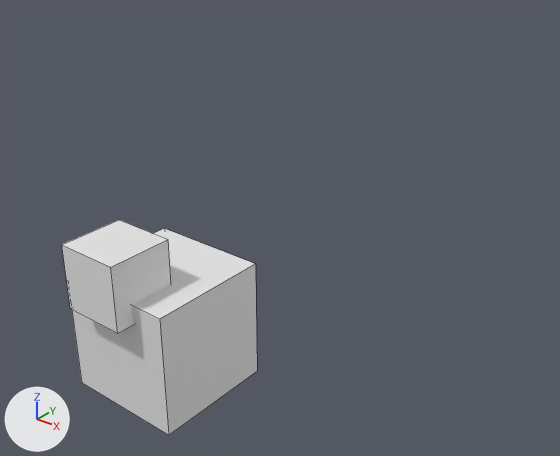
The Blender file project/resources/level_editor/Stage_editor.blend: old version first, new version second.
Rendered twice from a 50 mm camera at (6.88, -7.55, 7.59) aimed at (-0.04, 1.11, 2.22). Lighting does not change. The marker at lower left points along +X, +Y and +Z. The picture after the commit comes second. Mesh edges are drawn as thin lines.

Script lines for the objects in view, before the commit:
```python
me_cube = bpy.data.meshes.new('Cube')
me_cube.from_pydata(...)  # a box spanning x -1.0..1.0, y -1.0..1.0, z -1.0..1.0
me_cube.materials.append(mat_material)  # white #e7e7e7
me_立方体 = bpy.data.meshes.new('立方体')
me_立方体.from_pydata(...)  # a box spanning x -1.0..1.0, y -1.0..1.0, z -1.0..1.0
ob_cube = bpy.data.objects.new('Cube', me_cube)
ob_cube.location = (-0.95, -0.6, 0.91)
ob_立方体 = bpy.data.objects.new('立方体', me_立方体)
ob_立方体.location = (-1.03, -1.37, 2.12)
ob_立方体.scale = (0.522, 0.522, 0.522)
```
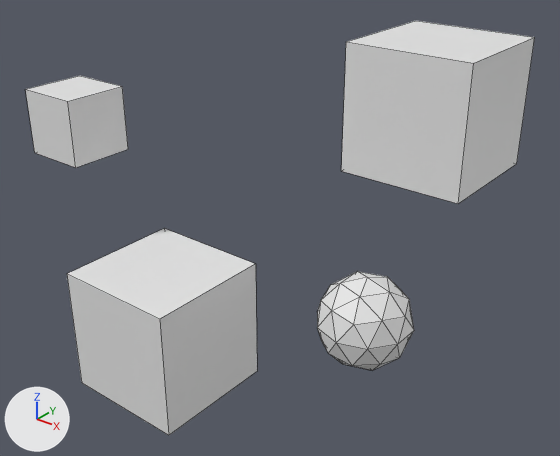
The newer file is also turned or shifted as a whole; pictures and numbers use the older file's frame.

Boxes (x1, y1, x2, y2) around the edits, measured in the pictures (560 x 456 px):
```json
{"object": "立方体.001", "change": "added", "after": [341, 21, 535, 204]}
{"object": "立方体", "change": "moved", "before": [62, 220, 171, 333], "after": [25, 76, 128, 168]}
{"object": "EffectSpawn_01", "change": "added", "after": [317, 271, 414, 370]}
```

Edits to the scene script, one JSON object a line:
```json
{"op": "add", "block": "me_ico球", "code": ["me_ico球 = bpy.data.meshes.new('ICO球')", "me_ico球.from_pydata(...)  # an icosphere of 80 faces spanning x -0.95..0.95, y -1.0..1.0, z -1.0..1.0"]}
{"op": "set", "path": "ob_立方体.location", "old": "(-1.03, -1.37, 2.12)", "new": "(-3.01, -0.3, 3.76)"}
{"op": "add", "block": "ob_effectspawn_01", "code": ["ob_effectspawn_01 = bpy.data.objects.new('EffectSpawn_01', me_ico球)", "ob_effectspawn_01.location = (2.01, 0.46, 1.64)", "ob_effectspawn_01.scale = (0.701, 0.701, 0.701)"]}
{"op": "add", "block": "ob_立方体_001", "code": ["ob_立方体_001 = bpy.data.objects.new('立方体.001', me_立方体.copy())  # the mesh of ob_立方体", "ob_立方体_001.location = (1.59, 2.85, 4.12)"]}
```
